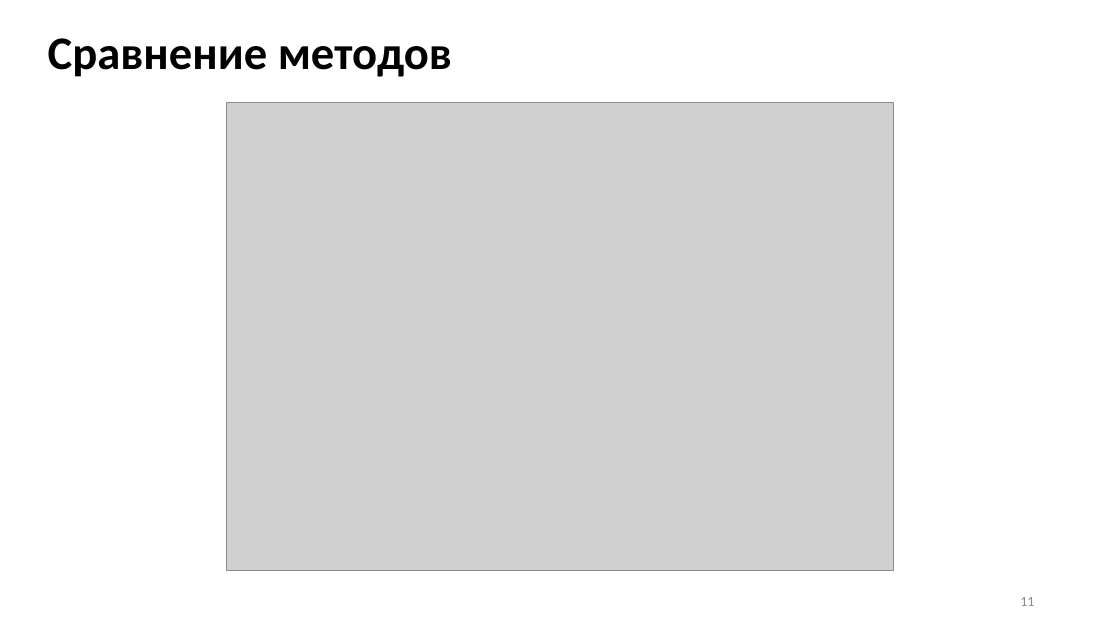
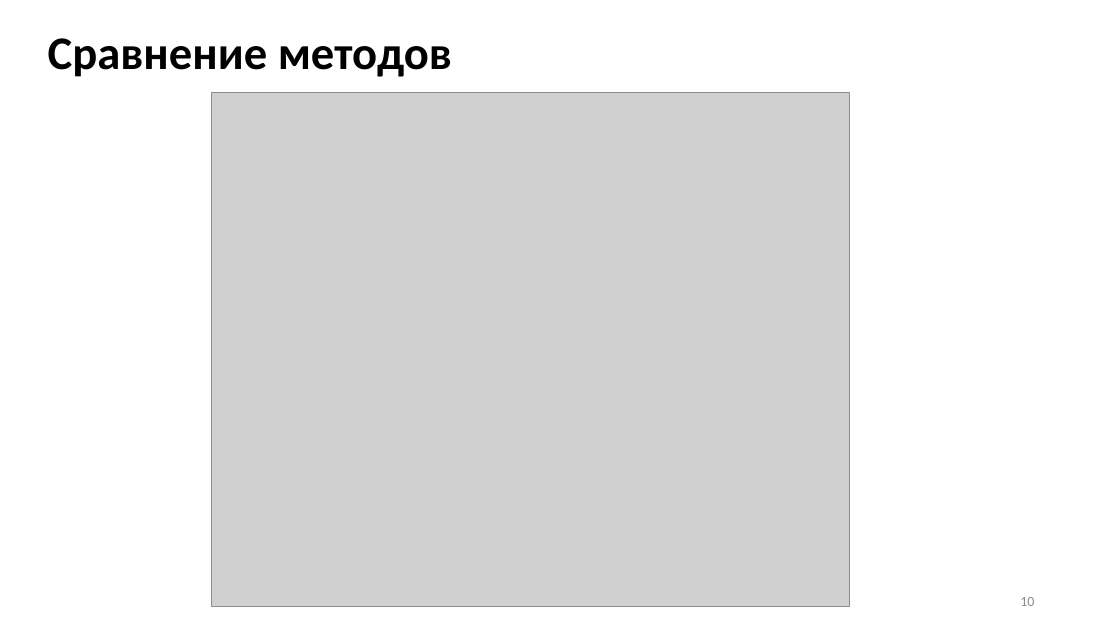
Before and after one commit to Inlucker/7semestr, a slide deck: slide 10 of НИР и ВКР/Презентация/ПронинАС_НИР_презентация.pptx (slide 11 before the commit). Drawn at 1120x630 pixels with LibreOffice and Linux fonts; fonts in the diff are those of the drawing; grey boxes stand for pictures. Boxes give left, top, right and bottom in pixels: in the first picture for what was removed or moved away, otherwise in the second. Text is boxed around its words. In the diff, an @@ line names an element or a change of style, - is before the commit and + after.

```diff
--- a/НИР и ВКР/Презентация/ПронинАС_НИР_презентация.pptx
+++ b/НИР и ВКР/Презентация/ПронинАС_НИР_презентация.pptx
@@ picture: place and size @@
-picture at [227,103,894,571]
+picture at [212,93,849,607]
@@ page number at [1020,597,1034,606]: text changed @@
-11
+10
```
Also in this commit, not shown: 8 other slides changed, 1 slide removed, 8 other files.
